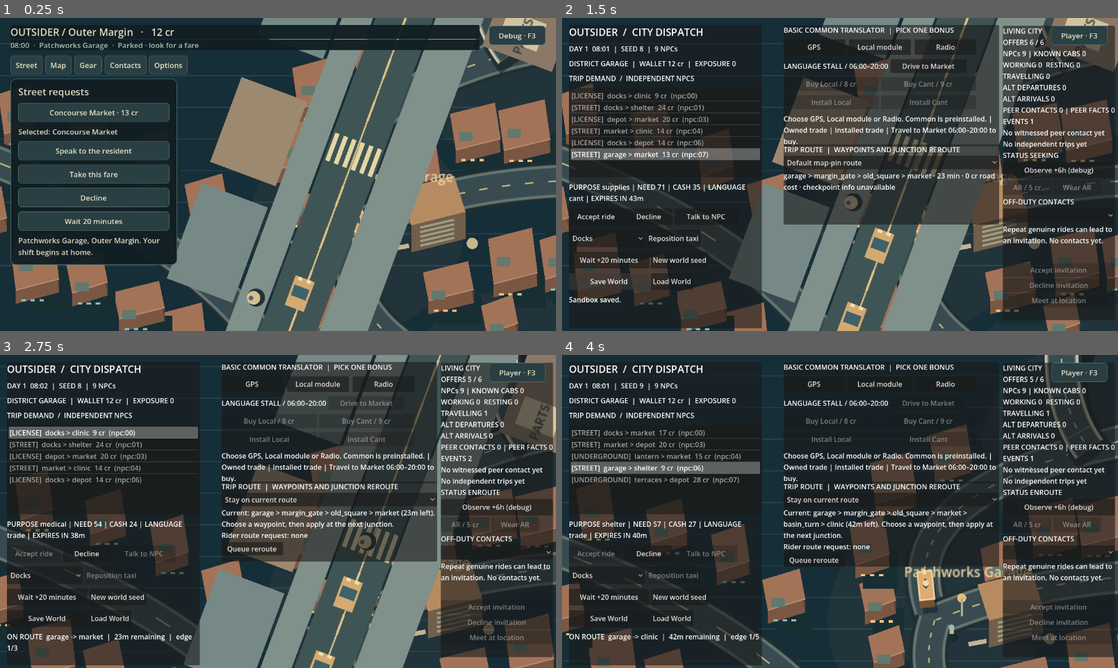
Above: before the commit, frames 1-4 (two rows, left to right).
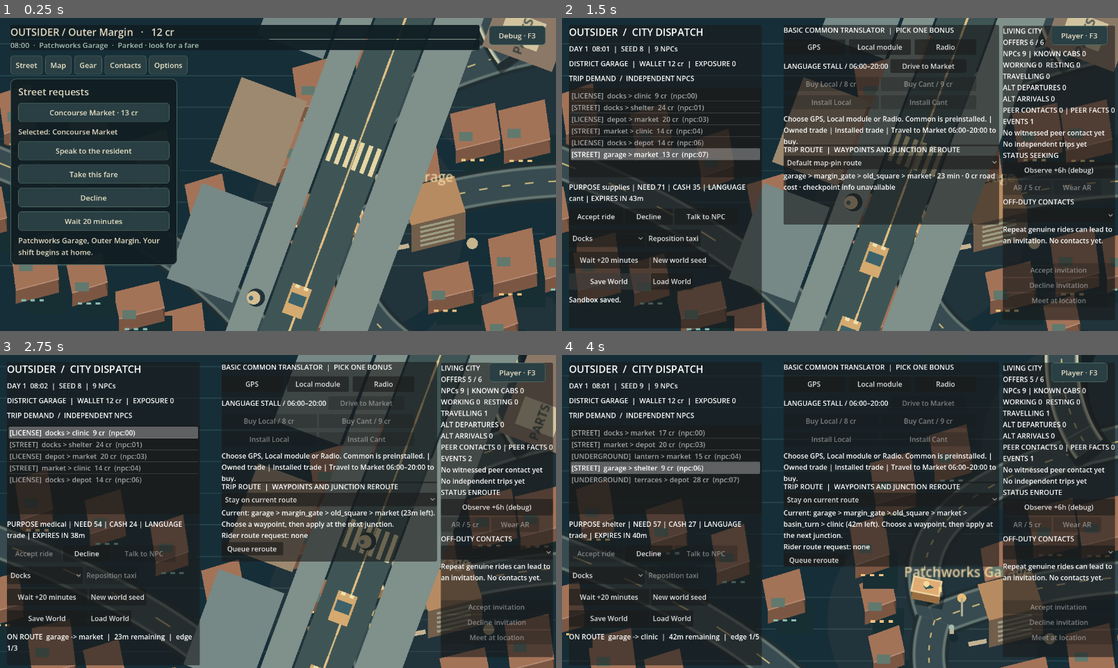
Above: after the commit, the same moments.

Repository: MohamedXIV/outsider-driver-2d
Game: Godot game, scene res://scenes/sandbox.tscn
Two runs of this game, one before a commit and one after it. Both use one fixed random seed, a clock stepped at 60 frames per second and the inputs below.
Inputs:
- Up to frame 1 (0.25 s): no input
- Up to frame 2 (1.5 s): click "Debug · F3" at 0.5 s; click "Save World" at 1.25 s
- Up to frame 3 (2.75 s): click "Accept ride" at 2 s
- Up to frame 4 (4 s): click "New world seed" at 2.75 s; click "Accept ride" at 3.5 s

The runs differ from the first frame. In frame 1, 0.3% of the frame differs, in the area x 50-57%, y 82-97%; in frame 2, 0.6%, in the area x 49-60%, y 66-100%; in frame 3, 0.6%; in frame 4, 0.5%.

Commit message:
feat(r05): stateful local acceleration, predictive braking, saved speed and capped taxi yaw (#67)

Diff:
--- a/scripts/sandbox/sandbox_city_view.gd
+++ b/scripts/sandbox/sandbox_city_view.gd
@@ -121,7 +121,7 @@
 		var t: float = (float(world.route_edge_elapsed)+visual_fraction)/float(SandboxRoads.edge_minutes(a,b))
 		var tangent: Vector2 = project(SandboxRoads.sample_edge(a,b,minf(.999,t+.003)))-project(SandboxRoads.sample_edge(a,b,maxf(0,t-.003)))
 		if tangent.length() > .001:
-			_heading = lerp_angle(_heading,tangent.angle(), minf(1,delta*7))
+			_heading = SandboxVehicleKinematics.turn_heading(_heading,tangent.angle(),delta)
 			ahead += tangent.normalized()*65
 	elif _last_parked_stop != world.player_district:
 		# A just-finished route has no active nodes. Face its last legal edge,
--- a/scripts/sandbox/sandbox_local_pedestrian_trip.gd
+++ b/scripts/sandbox/sandbox_local_pedestrian_trip.gd
@@ -275,6 +275,12 @@
 
 static func valid_presentation(world: SandboxWorld,state: Variant) -> bool:
 	if state is Dictionary and not SandboxJunctionTraffic.valid_snapshot(state.get("junction",{})): return false
+	if state is Dictionary:
+		for key in ["car_speed","follower_speed"]:
+			if not state.has(key): continue
+			var value: Variant=state[key]
+			if not (value is float or value is int) or not is_finite(float(value)) or float(value)<0.0 \
+					or float(value)>SandboxVehicleKinematics.CRUISE+0.001: return false
 	if not state is Dictionary: return false
 	var actors: Variant=state.get("actors",{})
 	if not state.has("actors") and not str(state.get("npc_id","")).is_empty():
--- a/scripts/sandbox/sandbox_street_pilot.gd
+++ b/scripts/sandbox/sandbox_street_pilot.gd
@@ -12,8 +12,8 @@
 var pedestrian: SandboxPedestrianActor
 var walking_npc_id: String=""
 var world_reported_arrival: bool=false
-var car: CharacterBody2D
-var follower: CharacterBody2D
+var car: SandboxTrafficVehicle
+var follower: SandboxTrafficVehicle
 var car_yielded: bool=false
 var embedded: bool=false
 var resume_state: Dictionary={}
@@ -29,7 +29,8 @@
 	if car==null or follower==null: return {}
 	var state: Dictionary=_actor_snapshot(pedestrian) if pedestrian!=null else {}
 	state.merge({"car_x":car.position.x,"car_y":car.position.y,
-		"follower_x":follower.position.x,"follower_y":follower.position.y,"actors":{},
+		"follower_x":follower.position.x,"follower_y":follower.position.y,
+		"car_speed":car.current_speed,"follower_speed":follower.current_speed,"actors":{},
 		"junction":junction.snapshot() if junction!=null else {}})
 	for id in pedestrians: state["actors"][id]=_actor_snapshot(pedestrians[id])
 	return state
@@ -53,6 +54,8 @@
 	for id in ids: _spawn_resident(id)
 	car.position=Vector2(clampf(float(resume_state.get("car_x",180.0)),100.0,570.0),350.0)
 	follower.position=Vector2(minf(float(resume_state.get("follower_x",110.0)),car.position.x-SandboxStreetPriority.FOLLOW_SPACING),350.0)
+	car.current_speed=clampf(float(resume_state.get("car_speed",0.0)),0.0,SandboxVehicleKinematics.CRUISE)
+	follower.current_speed=clampf(float(resume_state.get("follower_speed",0.0)),0.0,SandboxVehicleKinematics.CRUISE)
 	reconcile_reservations()
 	if not embedded:
 		var camera: Camera2D=Camera2D.new()
@@ -164,7 +167,7 @@
 		var phase: float=minf(.999999,SandboxStreetModule.progress_of(actor.position,slot))
 		SandboxLocalPedestrianTrip.handoff(world,str(id),phase,actor.position)
 
-func _make_lane_car(label: String,start: Vector2) -> CharacterBody2D:
+func _make_lane_car(label: String,start: Vector2) -> SandboxTrafficVehicle:
 	var vehicle: SandboxTrafficVehicle=SandboxTrafficVehicle.new()
 	vehicle.name=label;vehicle.position=start;vehicle.collision_layer=4;vehicle.collision_mask=2
 	var hitbox: CollisionShape2D=CollisionShape2D.new()
@@ -183,12 +186,30 @@
 		if actor.crossing_reserved and not actor.crossing_completed and SandboxStreetModule.ROAD.has_point(actor.position):
 			walker_ahead_of_leader=walker_ahead_of_leader or actor.position.x>car.position.x
 			walker_ahead_of_follower=walker_ahead_of_follower or actor.position.x>follower.position.x
-	var speed: float=SandboxStreetPriority.vehicle_velocity(
+	# The exact right-of-way rules still own hard barriers. A bounded motion
+	# profile approaches the stop gradually instead of snapping from cruise
+	# to zero in the final frame; a real walker ahead overrides comfort.
+	var leader_limit: float=SandboxStreetPriority.vehicle_velocity(
 			car.position.x,occupied,false,delta,walker_ahead_of_leader)
+	if occupied and car.position.x<=SandboxStreetPriority.stop_line() and not walker_ahead_of_leader:
+		leader_limit=minf(leader_limit,SandboxVehicleKinematics.braking_speed(
+				SandboxStreetPriority.stop_line()-car.position.x))
+	car.current_speed=SandboxVehicleKinematics.next_speed(car.current_speed,leader_limit,delta)
+	# Never advance beyond a protected stop line even under a long frame.
+	car.current_speed=minf(car.current_speed,leader_limit)
 	if occupied and car.position.x<=SandboxStreetPriority.stop_line()+.1: car_yielded=true
-	car.velocity=global_transform.x.normalized()*speed;car.move_and_slide()
-	follower.velocity=global_transform.x.normalized()*SandboxStreetPriority.follower_velocity(
+	car.velocity=global_transform.x.normalized()*car.current_speed
+	car.move_and_slide()
+	var follower_limit: float=SandboxStreetPriority.follower_velocity(
 			follower.position.x,car.position.x,occupied,false,delta,walker_ahead_of_follower)
+	var gap_left: float=car.position.x-SandboxStreetPriority.FOLLOW_SPACING-follower.position.x
+	follower_limit=minf(follower_limit,SandboxVehicleKinematics.braking_speed(gap_left))
+	if occupied and follower.position.x<=SandboxStreetPriority.stop_line() and not walker_ahead_of_follower:
+		follower_limit=minf(follower_limit,SandboxVehicleKinematics.braking_speed(
+				SandboxStreetPriority.stop_line()-follower.position.x))
+	follower.current_speed=SandboxVehicleKinematics.next_speed(follower.current_speed,follower_limit,delta)
+	follower.current_speed=minf(follower.current_speed,follower_limit)
+	follower.velocity=global_transform.x.normalized()*follower.current_speed
 	follower.move_and_slide();queue_redraw()
 
 func _on_resident_arrived(id: String) -> void:
--- a/scripts/sandbox/sandbox_traffic_vehicle.gd
+++ b/scripts/sandbox/sandbox_traffic_vehicle.gd
@@ -1,5 +1,8 @@
 class_name SandboxTrafficVehicle
 extends CharacterBody2D
+
+# Local physical kinematic speed; never a world-owned second scheduler.
+var current_speed: float = 0.0
 
 func _ready() -> void:
 	collision_layer = 4
--- /dev/null
+++ b/scripts/sandbox/sandbox_vehicle_kinematics.gd
@@ -0,0 +1,27 @@
+class_name SandboxVehicleKinematics
+extends RefCounted
+
+# Kinematics only for LOCAL Godot bodies and taxi's on-screen heading.
+# This module must not own travel minutes, car identity or fare settlement.
+const CRUISE: float = 36.0
+const ACCELERATION: float = 48.0  # local street units per second²
+const SERVICE_BRAKE: float = 96.0
+const TURN_RATE: float = 2.2     # rad/s visual yaw cap
+
+static func next_speed(current: float, target: float, delta: float) -> float:
+	if not is_finite(current) or not is_finite(target) or not is_finite(delta): return 0.0
+	if delta <= 0.0: return clampf(current,0.0,CRUISE)
+	var safe_current: float=clampf(current,0.0,CRUISE)
+	var safe_target: float=clampf(target,0.0,CRUISE)
+	var max_change: float=(ACCELERATION if safe_target>safe_current else SERVICE_BRAKE)*delta
+	return move_toward(safe_current,safe_target,max_change)
+
+static func braking_speed(distance: float) -> float:
+	if not is_finite(distance) or distance<=0.0: return 0.0
+	return minf(CRUISE,sqrt(2.0*SERVICE_BRAKE*distance))
+
+static func turn_heading(current: float, desired: float, delta: float) -> float:
+	if not is_finite(current) or not is_finite(desired) or not is_finite(delta): return current
+	if delta<=0.0: return current
+	return wrapf(current+clampf(angle_difference(current,desired),
+			-TURN_RATE*delta,TURN_RATE*delta),-PI,PI)
